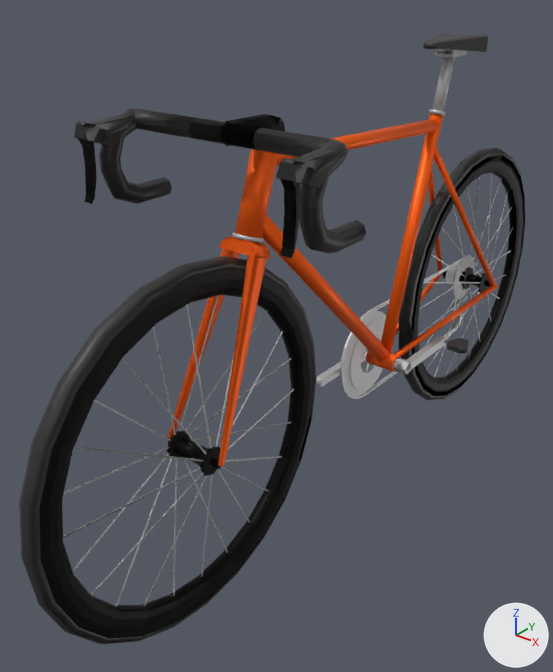
A saved change to the COLLADA model BeamNG.drive__mods__unpacked/sir_velo/vehicles/sir_velo/velo.dae.
The view is the same before and after, from a 50 mm lens placed at (0.758, -1.724, 1.045), pointed at (-0.112, -0.638, 0.371). The axes (+X, +Y, +Z) are drawn at lower right. The lights are the same throughout. Where no turn or scale is listed for an object, it has been applied to the vertices.

Names of what the first picture shows: 'Chain', 'Cockpit_Pivot_Origin', 'Cockpit_Pivot_ST', 'Crankset', 'Frame', 'Wheel_Front_Pivot_Hub', 'Wheel_Front_Pivot_Origin', 'Wheel_Front_Pivot_ST', 'Wheel_Rear_Pivot_Hub', 'Wheel_Rear_Pivot_Origin'.
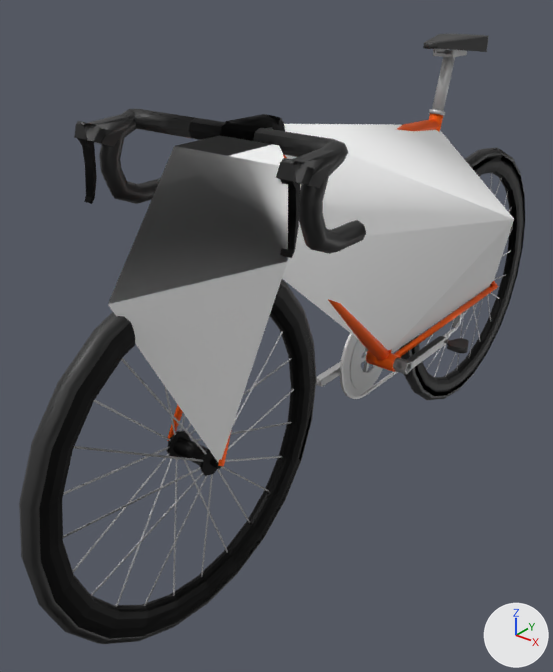
Scene script edits in JSON lines:
```json
{"op": "add", "block": "mat_material", "code": ["mat_material = principled_material('material')", "mat_material.base_color = (1.0, 1.0, 1.0)  # white #ffffff"]}
{"op": "add", "block": "me_id3_002", "code": ["me_id3_002 = bpy.data.meshes.new('ID3.002')", "me_id3_002.from_pydata([(0.0, -0.248, 0.745), (0.0, -0.398, 0.257), (0.068, 0.0, 0.327), (0.0, -0.248, 0.745), (0.0, -0.398, 0.257), (0.194, -0.248, 0.58), (0.0, -0.792, 0.825), (0.0, -0.856, 0.64), (0.067, 0.0, 0.327), (0.194, -0.248, 0.58), (0.0, -0.907, 0.825), (0.0, -0.997, 0.825), (0.194, -0.997, 0.705), (0.194, -0.997, 0.825), (0.0, -1.135, 0.64), (0.055, -0.991, 0.327)], [], [(0, 1, 2), (3, 4, 5), (3, 7, 4), (4, 8, 9), (9, 8, 3), (7, 4, 9), (6, 9, 3), (10, 7, 6), (12, 6, 7), (9, 6, 7), (11, 6, 13), (6, 11, 12), (11, 14, 7), (6, 12, 13), (14, 12, 7), (15, 7, 12), (11, 13, 12), (14, 11, 12), (15, 14, 7), (14, 15, 12), (3, 6, 7), (10, 11, 7), (11, 10, 6)])", "me_id3_002.materials.append(mat_material)  # white #ffffff"]}
{"op": "add", "block": "me_cube_002", "code": ["me_cube_002 = bpy.data.meshes.new('Cube.002')", "me_cube_002.from_pydata(...)  # 360 vertices, 736 faces; spans x -0.092..0.097, y -0.576..-0.22, z 0.157..0.357", "me_cube_002.materials.append(mat_clear_aluminium)  # grey #bcbcbc"]}
{"op": "add", "block": "ob_sketchup", "code": ["ob_sketchup = bpy.data.objects.new('SketchUp', me_id3_002)", "ob_sketchup.location = (0.0, 0.0, 0.0)"]}
{"op": "add", "block": "ob_crankset_pivot_origin", "code": ["ob_crankset_pivot_origin = bpy.data.objects.new('Crankset_Pivot_Origin', me_cube_002)", "ob_crankset_pivot_origin.location = (0.0, 0.0, 0.0)"]}
```

Changed parts and their boxes (x1, y1, x2, y2) in the pictures (553 x 672 px):
```json
{"object": "SketchUp", "change": "added", "after": [108, 124, 514, 462]}
{"object": "Crankset_Pivot_Origin", "change": "added", "after": [316, 336, 450, 396]}
{"object": "Frame", "change": "unchanged, covered by the edit", "before": [232, 34, 498, 372], "after": [283, 34, 498, 372]}
{"object": "Crankset", "change": "unchanged, covered by the edit", "before": [316, 311, 450, 396], "after": [316, 336, 449, 396]}
```
